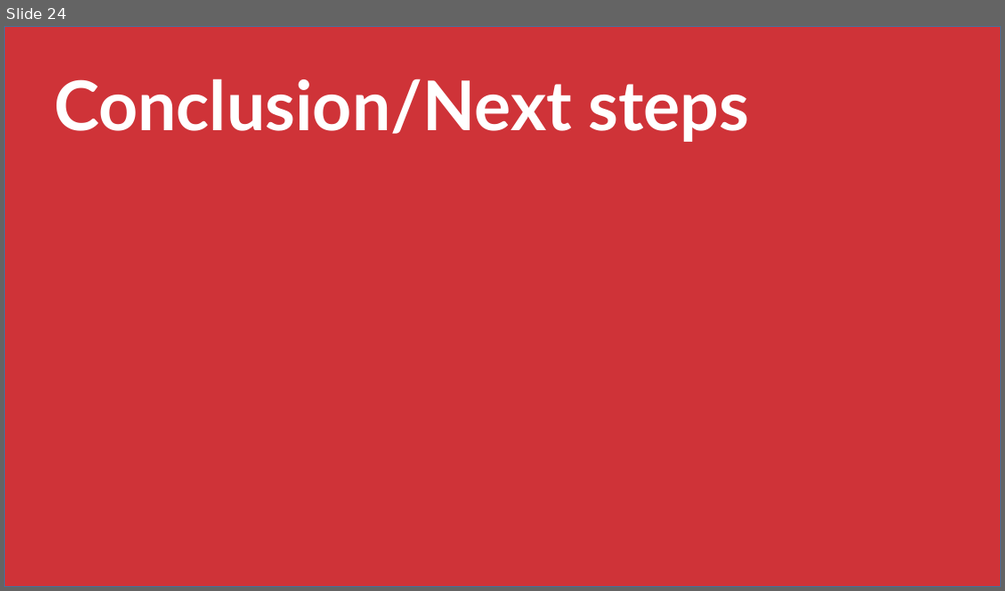
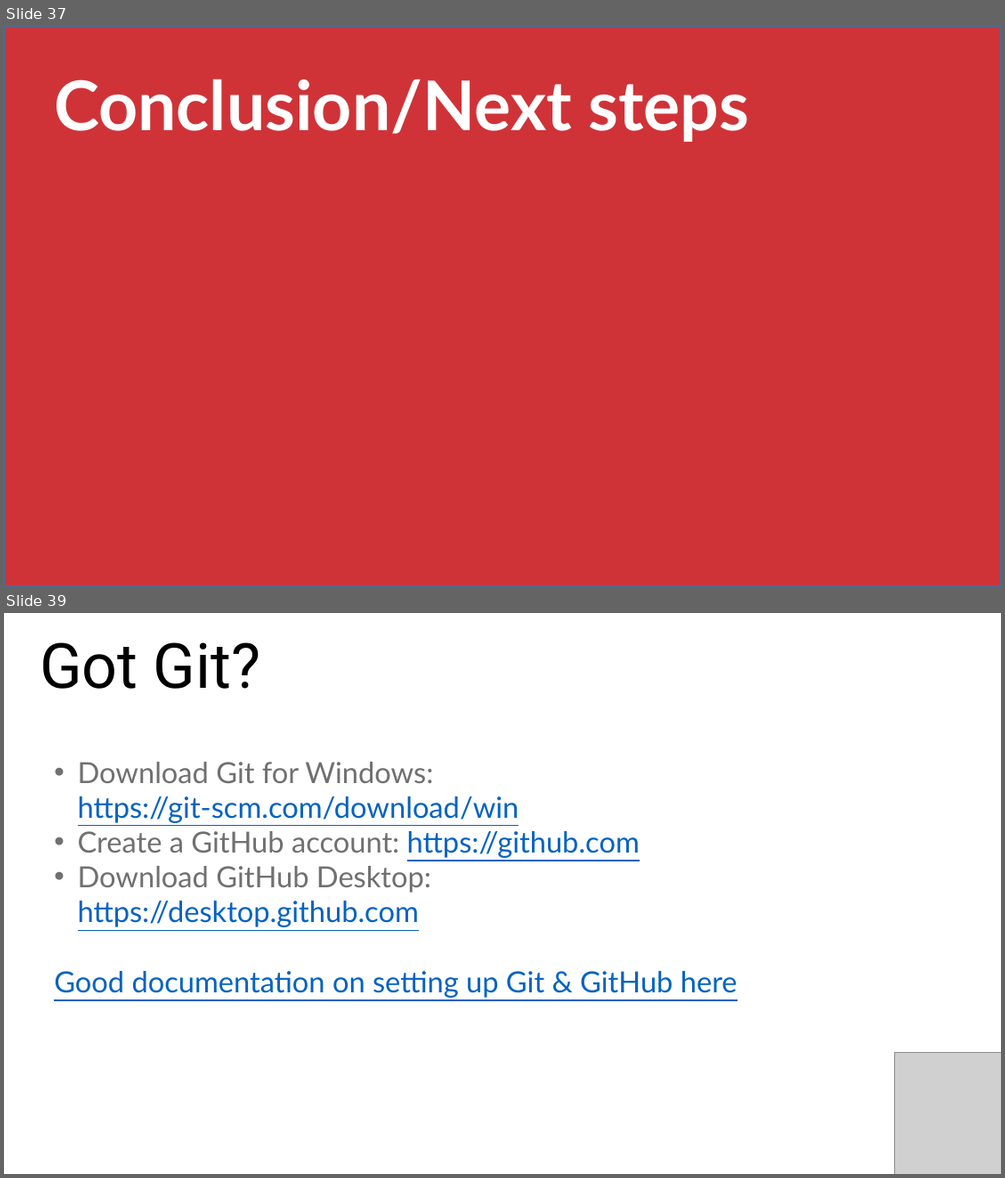
Before and after one commit to stringfestdata/aina-foundations-of-analytics, a slide deck: aina-foundations-of-analytics.pptx. Shown one above the other, each under a label of ours: slide 24 before the commit, slides 37 and 39 after it; the slides between them are not shown. The pictures are 1005x591 and 1005x1178 pixels, drawn with LibreOffice and Linux fonts; fonts in the diff are those of the drawing; grey boxes stand for pictures. Boxes give left, top, right and bottom in pixels: in the first picture for what was removed or moved away, otherwise in the second. Text is boxed around its words. In the diff, an @@ line names an element or a change of style, - is before the commit and + after.

```diff
--- a/aina-foundations-of-analytics.pptx
+++ b/aina-foundations-of-analytics.pptx
@@ slide 39 added at (4,613,1001,1174), background #FFFFFF @@
@@ text added at (40,642,261,689), 60 pt, text #000000 @@
+Got Git?
@@ text added at (54,762,737,997), 28 pt, text #0563C1, underline @@
+• Download Git for Windows: https://git-scm.com/download/win
+• Create a GitHub account: https://github.com
+• Download GitHub Desktop: https://desktop.github.com
+Good documentation on setting up Git & GitHub here
@@ picture added at (895,1052,1001,1174) @@
@@ what was slide 24 is now slide 37 @@
```
Also in this commit, not shown: 4 slides changed, 14 other slides added, 1 slide removed, 13 other files.
